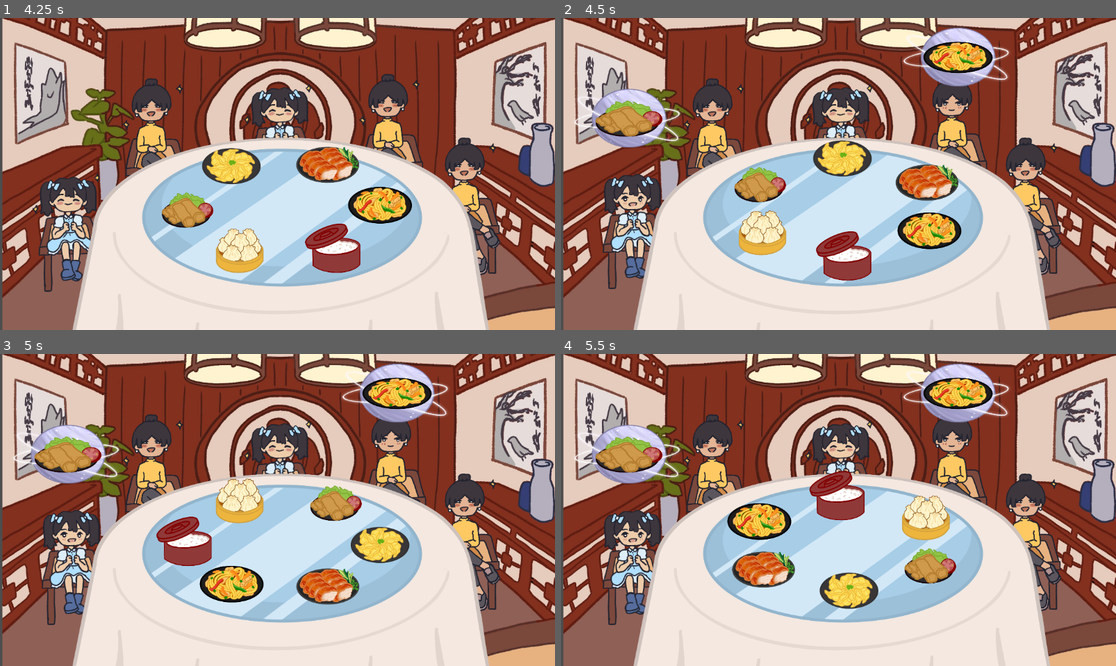
Above: before the commit, frames 1-4 (two rows, left to right).
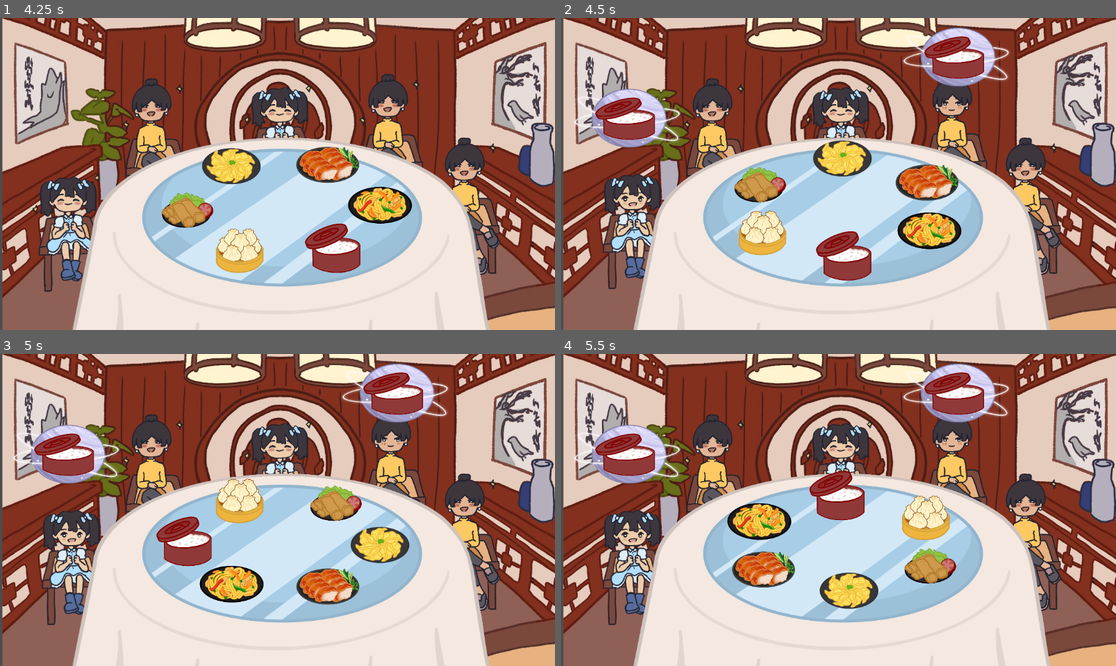
Above: after the commit, the same moments.

Repository: game-dev-besties/lupe_game
Game: Godot game, scene res://scenes/cutscene.tscn
The game is run twice, just before and just after one commit, with the same random seed, the same clock (stepped at 60 frames per second) and the same inputs.
Inputs (mouse positions are in pixels of both pictures, inside the frame that each line leads up to):
- Up to frame 1 (4.25 s): click "SKIP" at 0.5 s; click "SKIP" at 1.25 s; tap Enter (ui_accept) at 2, 2.27, 3.02 s; move the mouse to (377, 208) at 2.02 s; hold Right (ui_right) 2.03-2.78 s; click (377, 208) at 2.17 s; move the mouse to (266, 255) at 2.77 s; hold Left (ui_left) 2.78-3.53 s; click (266, 255) at 2.92 s; move the mouse to (188, 211) at 3.52 s; hold Right (ui_right) from 3.53 s (still down); click (188, 211) at 3.67 s
- Up to frame 2 (4.5 s): keep holding Right (ui_right); move the mouse to (794, 167) at 4.27 s; click (794, 167) at 4.42 s
- Up to frame 3 (5 s): keep holding Right (ui_right); tap Enter (ui_accept) at 4.52 s
- Up to frame 4 (5.5 s): move the mouse to (888, 588) at 5.02 s; release Right (ui_right) at 5.03 s; hold Left (ui_left) from 5.03 s (still down); click (888, 588) at 5.17 s; tap Enter (ui_accept) at 5.27 s

Frame 1 is identical in both runs. In frame 2, 2.5% of the frame differs, in the area x 6-78%, y 5-40%; in frame 3, 2.5%; in frame 4, 2.5%.

Commit message:
Fix multiple npcs jumping and make jumping happen even when mad

Diff:
--- a/scripts/dish.gd
+++ b/scripts/dish.gd
@@ -66,7 +66,7 @@
 func start_consumption(duration: float, consumer: NPC):
 	# Don't start if already being consumed
 	if active_consume_timer and active_consume_timer.is_valid():
-		return
+		return false
 	consumption_particles.emitting = true
 	active_wobble_tween = create_tween().set_loops()
 	active_wobble_tween.tween_property(self, "rotation_degrees", 5, 0.1)
@@ -75,6 +75,7 @@
 	active_consume_timer = create_tween()
 	active_consume_timer.tween_interval(duration)
 	active_consume_timer.tween_callback(self._on_consumption_finished.bind(consumer))
+	return true
 
 func _on_consumption_finished(consumer: NPC):
 	consumer.eat()
--- a/scripts/game.gd
+++ b/scripts/game.gd
@@ -2,7 +2,7 @@
 extends Node2D
 
 const POSSIBLE_ITEMS = [
-	"rice", "dumpling", "eggroll", "frieddumpling", "duck", "noodle"
+	"rice"
 ]
 
 var health: int = 3
--- a/scripts/npc.gd
+++ b/scripts/npc.gd
@@ -25,6 +25,7 @@
 var turn_red_rate: float = 0.05
 var max_redness: float = 0.5
 var spawn_position: Vector2
+var shake_tween: Tween
 
 @onready var sprite: AnimatedSprite2D = $AnimatedSprite2D
 
@@ -85,9 +86,21 @@
 	update_emotion()
 
 func start_eating():
+	if shake_tween:
+		shake_tween.kill()
 	var tween = create_tween()
 	tween.tween_property(self, "position", spawn_position - Vector2(0, 20), 0.2)
 	tween.tween_property(self, "position", spawn_position, 0.2)
+
+func shake():
+	if shake_tween:
+		shake_tween.kill()
+	shake_tween = create_tween().set_loops()
+	var shake_max = 10
+	var shake_x = randf_range(-shake_max, shake_max)
+	var shake_y = randf_range(-shake_max, shake_max)
+	shake_tween.tween_property(self, "position", spawn_position + Vector2(shake_x, shake_y), 0.1)
+	shake_tween.tween_property(self, "position", spawn_position, 0.1)
 
 func eat():
 	current_state = "happy"
@@ -98,14 +111,6 @@
 	desired_item_name = ""
 	update_emotion()
 	update_food_item_display()
-
-# func react(is_correct_dish: bool):
-# 	if is_correct_dish:
-# 		sprite.play(happy_animation)
-# 		print(name + " is happy!")
-# 	else:
-# 		sprite.play(unhappy_animation)
-# 		print(name + " is unhappy!")
 
 func update_emotion():
 	if current_state == "happy":
@@ -128,11 +133,3 @@
 		# Hide the ThoughtBubble if there's no desired item
 		$ThoughtBubble.visible = false
 		food_image_node.visible = false
-
-func shake():
-	var tween = create_tween()
-	var shake_max = 10
-	var shake_x = randf_range(-shake_max, shake_max)
-	var shake_y = randf_range(-shake_max, shake_max)
-	tween.tween_property(self, "position", spawn_position + Vector2(shake_x, shake_y), 0.1)
-	tween.tween_property(self, "position", spawn_position, 0.1)
--- a/scripts/spinningthing.gd
+++ b/scripts/spinningthing.gd
@@ -111,8 +111,7 @@
 			if diff < serving_distance_threshold_degrees and closest_dish.quantity > 0:
 				if closest_dish.item_name == npc.desired_item_name and npc.satiation < npc.MAX_SATIATION:
 					can_eat = true
-			if can_eat:
-				closest_dish.start_consumption(npc.consumption_timer, npc)
+			if can_eat and closest_dish.start_consumption(npc.consumption_timer, npc):
 				npc.start_eating()
 
 func _on_susan_started_moving():
